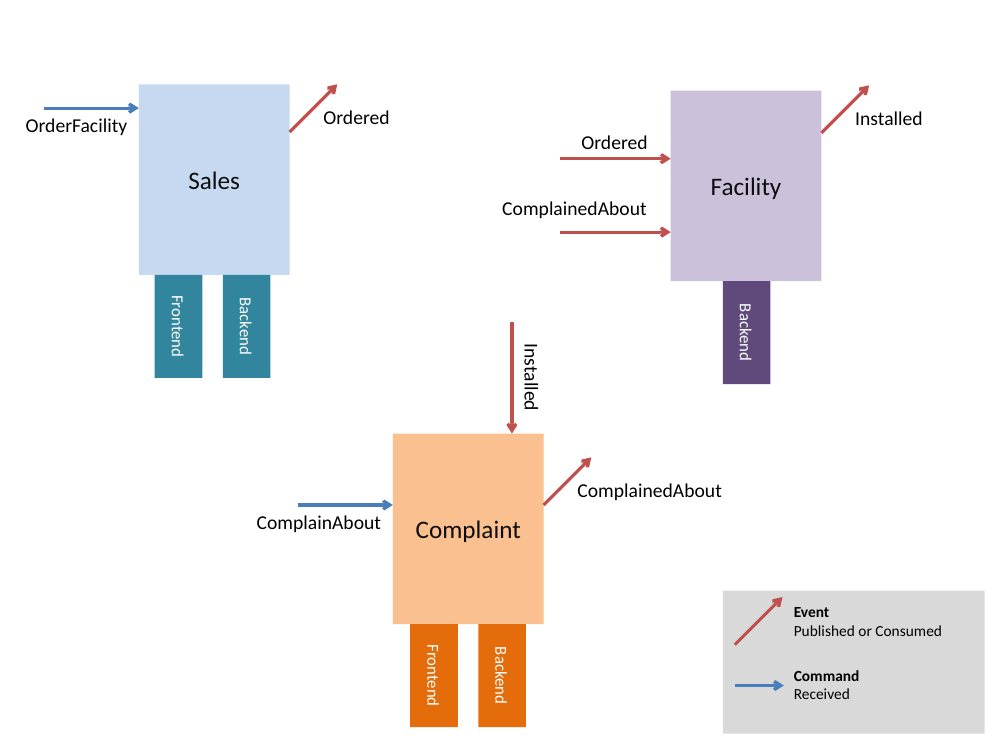
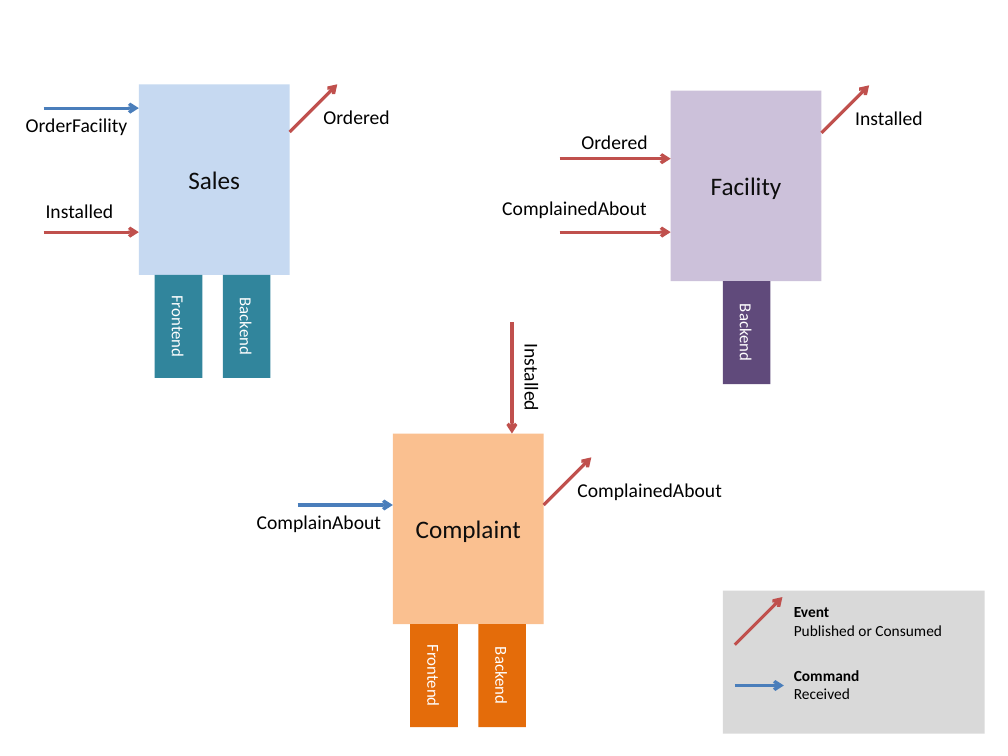
Before and after one commit to jacan/nservicebus.introduction, a slide deck: slide 6 of SiriusCyberneticsCorp.ComplaintsDevision.pptx. Drawn at 1008x756 pixels with LibreOffice and Linux fonts; fonts in the diff are those of the drawing. Boxes give left, top, right and bottom in pixels: in the first picture for what was removed or moved away, otherwise in the second. Text is boxed around its words. In the diff, an @@ line names an element or a change of style, - is before the commit and + after.

```diff
--- a/SiriusCyberneticsCorp.ComplaintsDevision.pptx
+++ b/SiriusCyberneticsCorp.ComplaintsDevision.pptx
@@ text added at <box>46,204,114,218</box>, 14 pt, text #000000 @@
+Installed
@@ arrow added from (43, 232) to (139, 232), #C0504D 2.25 pt @@
```
Also in this commit, not shown: 2 other slides changed.
